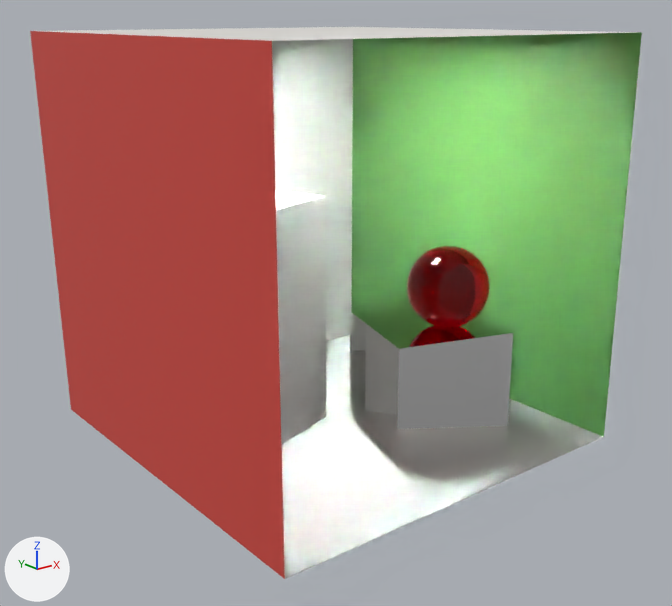
The glTF model data/GLTFs/cornell_pbr.gltf as it was, and as the next commit left it.
Before and after are seen from a 50 mm camera at (-2.79, -3.54, 2.08) aimed at (-0.03, -0.08, 0.7). Lighting does not change. The marker at lower left points along +X, +Y and +Z. Where no turn or scale is listed for an object, it has been applied to the vertices.

Objects in the first picture: 'Sphere', 'cornell.001'.
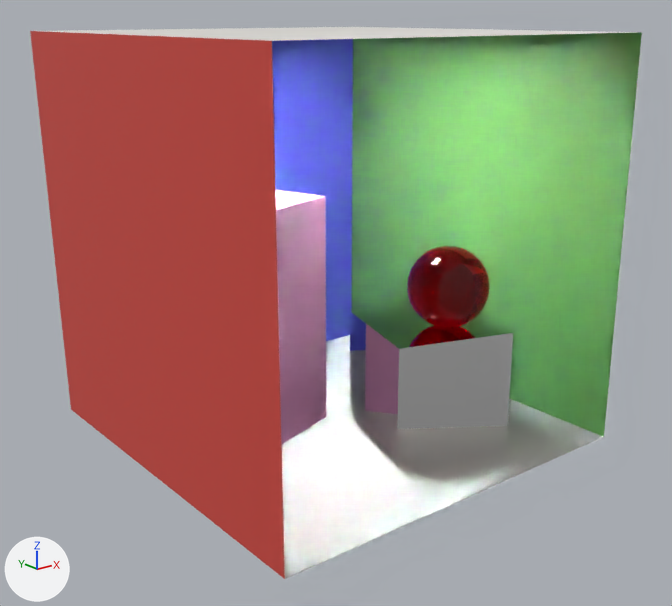
Boxes [x1, y1, x2, y2] around the edits, measured in the pictures (672 x 606 px):
'cornell.001', recoloured
    both: [269, 36, 491, 446]

Edits to the bpy script that builds the scene:
```text
Change mat_tallbox_001:
    mat_tallbox_001.base_color: (0.725, 0.71, 0.68) -> (0.727, 0.32, 0.57)  # light grey #dddbd7 -> pink #de99c7
Change mat_backwall_001:
    mat_backwall_001.base_color: (0.725, 0.71, 0.68) -> (0.09, 0.0908, 0.725)  # light grey #dddbd7 -> blue #5555dd
```
